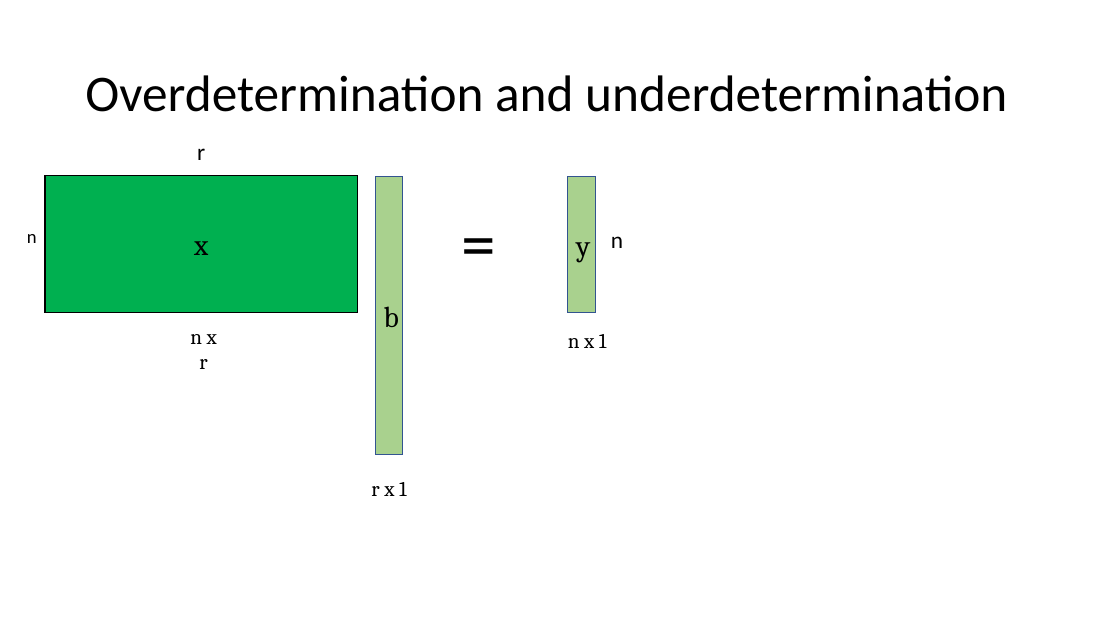
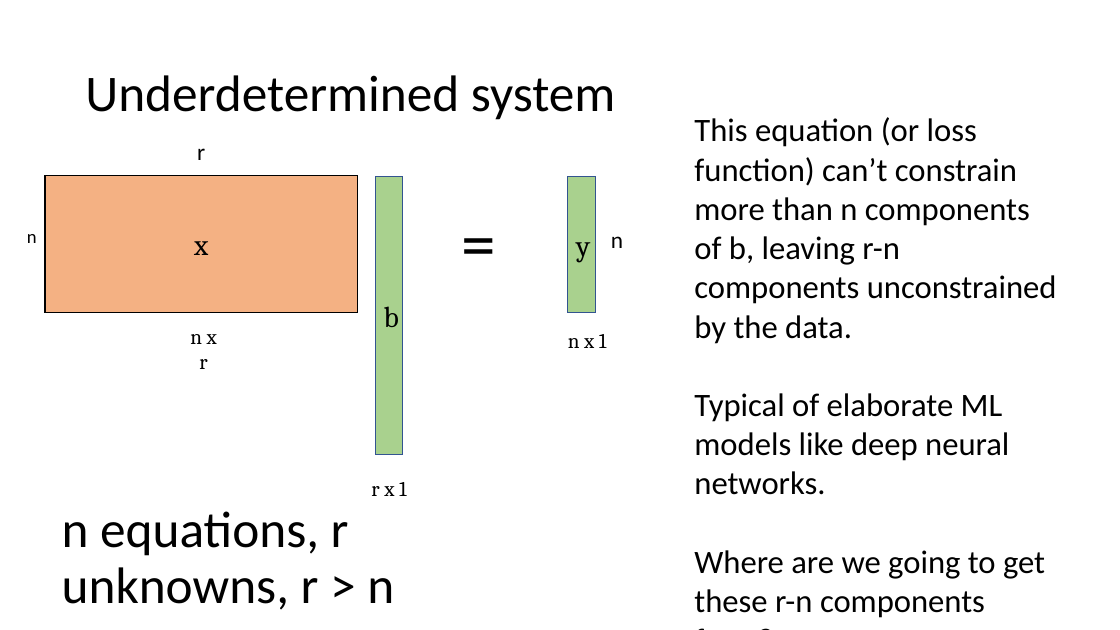
Before and after one commit to wltrimbl/uchicago-data221, a slide deck: slide 9 of slides/LINALG-SCRAPS.pptx (slide 5 before the commit). Drawn at 1120x630 pixels with LibreOffice and Linux fonts; fonts in the diff are those of the drawing. Boxes give left, top, right and bottom in pixels: in the first picture for what was removed or moved away, otherwise in the second. Text is boxed around its words. In the diff, an @@ line names an element or a change of style, - is before the commit and + after.

```diff
--- a/slides/LINALG-SCRAPS.pptx
+++ b/slides/LINALG-SCRAPS.pptx
@@ title at [85,75,616,120]: text changed @@
-Overdetermination and underdetermination
+Underdetermined system
@@ text added at [694,117,1057,618], 28 pt, text #000000 @@
+This equation (or loss function) can’t constrain more than n components of b, leaving r-n components unconstrained by the data.
+Typical of elaborate ML models like deep neural networks.
+Where are we going to get these r-n components from?
@@ rectangle "x" at [45,176,358,313]: fill #00B050 to #F4B183 @@
@@ text added at [62,511,394,610], 44 pt, text #000000 @@
+n equations, r unknowns, r > n
```
Also in this commit, not shown: 3 other slides changed, 6 slides added, 1 slide removed, 48 other files.
